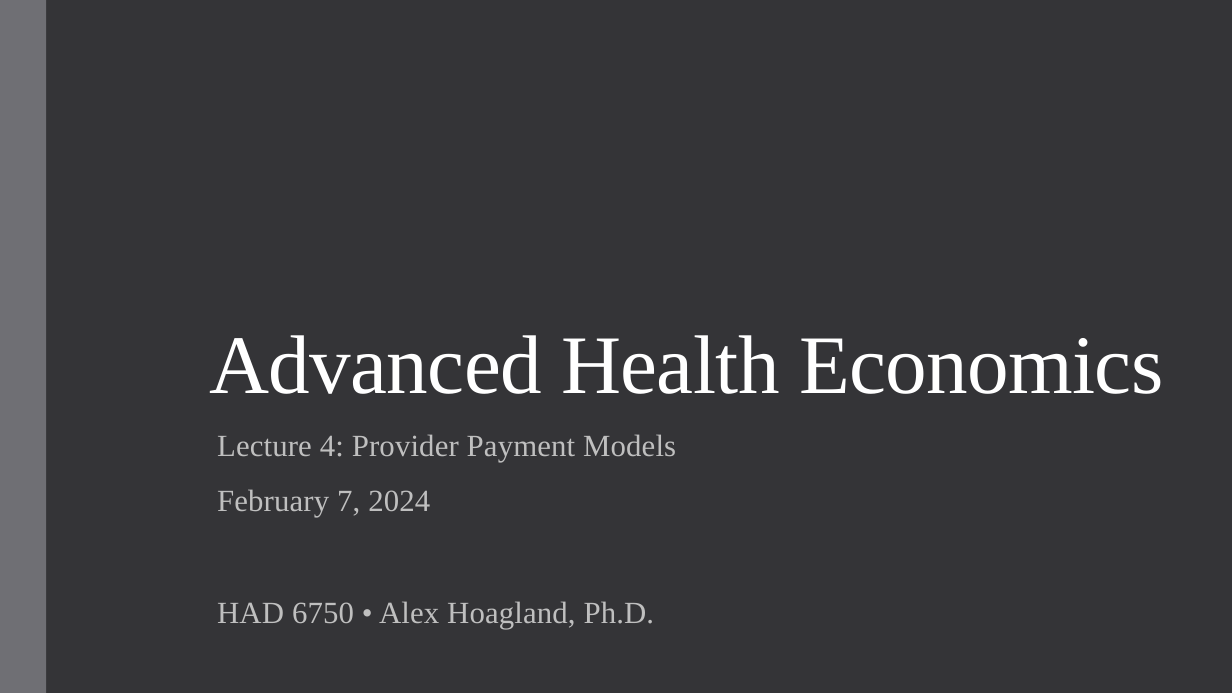
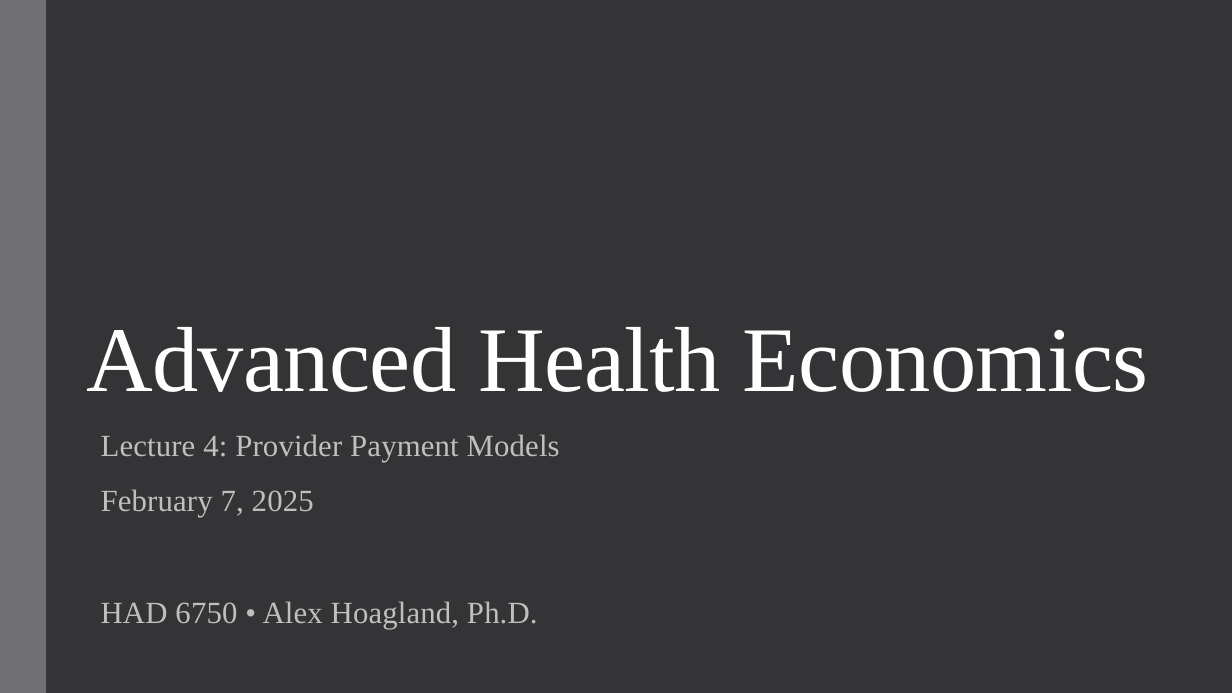
Before and after one commit to alex-hoagland/HAD6750H, a slide deck: slide 1 of Lecture04_ProviderPayment/L4Slides_ProviderPayment_2023W.pptx. Drawn at 1232x693 pixels with LibreOffice and Linux fonts; fonts in the diff are those of the drawing. Boxes give left, top, right and bottom in pixels: in the first picture for what was removed or moved away, otherwise in the second. Text is boxed around its words. In the diff, an @@ line names an element or a change of style, - is before the commit and + after.

Commit message:
update L4 slides

```diff
--- a/Lecture04_ProviderPayment/L4Slides_ProviderPayment_2023W.pptx
+++ b/Lecture04_ProviderPayment/L4Slides_ProviderPayment_2023W.pptx
@@ title "Advanced Health Economics": place and size @@
-title "Advanced Health Economics" at bbox=[209, 335, 1163, 394]
+title "Advanced Health Economics" at bbox=[86, 327, 1148, 392]
@@ title "Advanced Health Economics" at bbox=[86, 327, 1148, 392]: size 64.8 to 72 pt @@
@@ subtitle "Lecture 4: Provider Payment Models": place and size @@
-subtitle "Lecture 4: Provider Payment Models" at bbox=[217, 434, 676, 629]
+subtitle "Lecture 4: Provider Payment Models" at bbox=[101, 434, 560, 629]
@@ subtitle at bbox=[101, 489, 314, 517]: text changed @@
-February 7, 2024
+February 7, 2025
```
Also in this commit, not shown: 9 slides added, 1 other file.
